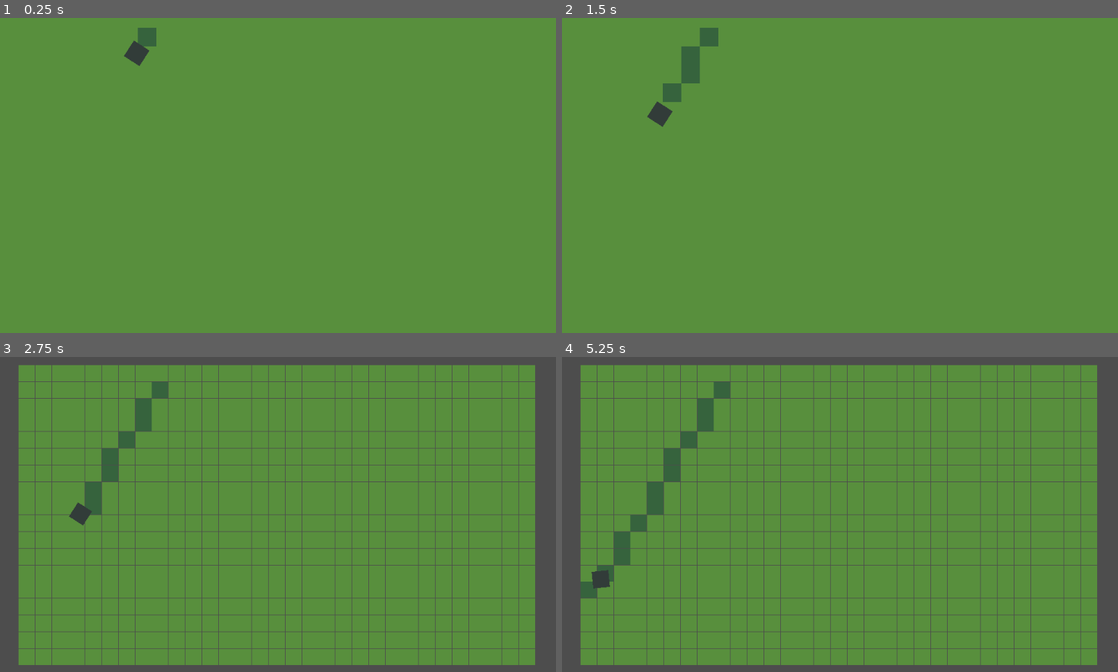
Above: before the commit, frames 1-4 (two rows, left to right).
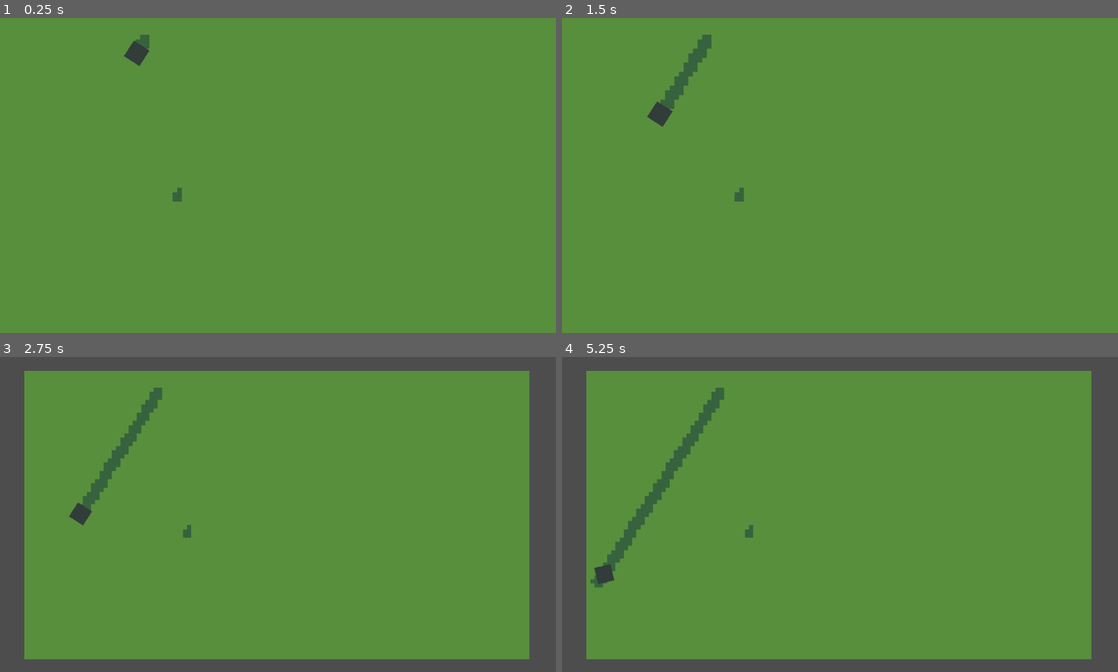
Above: after the commit, the same moments.

Repository: LazerLars/moarMow
Game: Godot game, scene res://scenes/main.tscn
Two runs of this game, one before a commit and one after it. Both use one fixed random seed, a clock stepped at 60 frames per second and the inputs below.
Inputs (mouse positions are in pixels of both pictures, inside the frame that each line leads up to):
- Up to frame 1 (0.25 s): no input
- Up to frame 2 (1.5 s): move the mouse to (962, 159) at 0.52 s; hold Mouse wheel down (zoom_in) 0.53-1.28 s; move the mouse to (728, 191) at 1.27 s; tap Mouse wheel up (zoom_out) at 1.35 s
- Up to frame 3 (2.75 s): move the mouse to (333, 445) at 2.02 s; hold Mouse wheel down (zoom_in) from 2.03 s (still down)
- Up to frame 4 (5.25 s): move the mouse to (812, 577) at 2.77 s; release Mouse wheel down (zoom_in) at 2.78 s; tap Mouse wheel up (zoom_out) at 2.85, 4.35 s; move the mouse to (1006, 561) at 3.52 s; hold Mouse wheel down (zoom_in) 3.53-4.28 s; move the mouse to (673, 467) at 4.27 s; tap Enter at 5 s; move the mouse to (867, 514) at 5.02 s; hold Mouse wheel down (zoom_in) from 5.03 s (still down)

The runs differ from the first frame. In frame 1, 0.2% of the frame differs, in the area x 24-33%, y 3-59%; in frame 2, 0.6%; in frame 3, 12%; in frame 4, 12%, in the area x 3-97%, y 2-98%.

Commit message:
yes boy

Diff:
--- a/scenes/grass_straws_manager.gd
+++ b/scenes/grass_straws_manager.gd
@@ -11,7 +11,7 @@
 	var width = screen_size.x
 	var height = screen_size.y
 
-	var tile_size = Vector2(32, 32)  # assuming tile is 32x32, adjust if needed
+	var tile_size = Vector2(8, 8)  # assuming tile is 32x32, adjust if needed
 
 	var cols = int(screen_size.x / tile_size.x) + 1
 	var rows = int(screen_size.y / tile_size.y) + 1
--- a/scenes/grass_tile.gd
+++ b/scenes/grass_tile.gd
@@ -1,8 +1,14 @@
+class_name grass_tile
 extends Area2D
 
 const GRASS_32X_32_00 = preload("res://assets/grass/grass_32x32_00.png")
 const GRASS_32X_32_01 = preload("res://assets/grass/grass_32x32_01.png")
+const GRASS_8X_8_00 = preload("res://assets/grass/grass_8x8_00.png")
+const GRASS_8X_8_01 = preload("res://assets/grass/grass_8x8_01.png")
+const GRASS_8X_8_03 = preload("res://assets/grass/grass_8x8_03.png")
+const GRASS_8X_8_04 = preload("res://assets/grass/grass_8x8_04.png")
 
+var number_of_grass_tiles = 4
 @onready var grass: Sprite2D = $Grass
 
 var time_passed := 0.0
@@ -10,12 +16,14 @@
 var mowed_bool = false
 
 func _ready() -> void:
-	grass.texture = GRASS_32X_32_00
 
+	grass.texture = GRASS_8X_8_00
+	print("size:")
+	print(grass.texture.get_height())
 
 func _process(delta: float) -> void:
 	if mowed_bool:
-		grass.texture = GRASS_32X_32_01
+		grass.texture = GRASS_8X_8_01
 	#time_passed += delta
 
 	#if state == 0 and time_passed >= 0.5:
--- a/scenes/grass_tile.tscn
+++ b/scenes/grass_tile.tscn
@@ -1,16 +1,16 @@
 [gd_scene load_steps=4 format=3 uid="uid://cnmte4rpjswa1"]
 
 [ext_resource type="Script" uid="uid://c6i4u3arik58f" path="res://scenes/grass_tile.gd" id="1_quhsi"]
-[ext_resource type="Texture2D" uid="uid://b1qdqsq7i6al" path="res://assets/grass/grass_32x32_00.png" id="2_6p6wi"]
+[ext_resource type="Texture2D" uid="uid://dron2k1w6fyus" path="res://assets/grass/grass_8x8_00.png" id="2_ilcni"]
 
 [sub_resource type="CircleShape2D" id="CircleShape2D_gyi7m"]
-radius = 11.0454
+radius = 3.0
 
-[node name="grass_tile_32x32" type="Area2D"]
+[node name="grass_tile" type="Area2D"]
 script = ExtResource("1_quhsi")
 
 [node name="Grass" type="Sprite2D" parent="."]
-texture = ExtResource("2_6p6wi")
+texture = ExtResource("2_ilcni")
 
 [node name="CollisionShape2D" type="CollisionShape2D" parent="."]
 shape = SubResource("CircleShape2D_gyi7m")
--- a/scenes/mowBaby.tscn
+++ b/scenes/mowBaby.tscn
@@ -4,7 +4,7 @@
 [ext_resource type="Texture2D" uid="uid://dabla06e57mst" path="res://assets/mower/mowBaby_sprite.png" id="2_th8xb"]
 
 [sub_resource type="CircleShape2D" id="CircleShape2D_th8xb"]
-radius = 2.06155
+radius = 8.0
 
 [node name="mowBaby" type="CharacterBody2D"]
 motion_mode = 1
Binary file added: assets/grass/grass_8x8_00.aseprite
Binary file added: assets/grass/grass_8x8_00.png
Not shown, added: assets/grass/grass_8x8_00.png.import
Binary file added: assets/grass/grass_8x8_01.aseprite
Binary file added: assets/grass/grass_8x8_01.png
Not shown, added: assets/grass/grass_8x8_01.png.import
Binary file added: assets/grass/grass_8x8_03.aseprite
Binary file added: assets/grass/grass_8x8_03.png
Not shown, added: assets/grass/grass_8x8_03.png.import
Binary file added: assets/grass/grass_8x8_04.aseprite
Binary file added: assets/grass/grass_8x8_04.png
Not shown, added: assets/grass/grass_8x8_04.png.import
